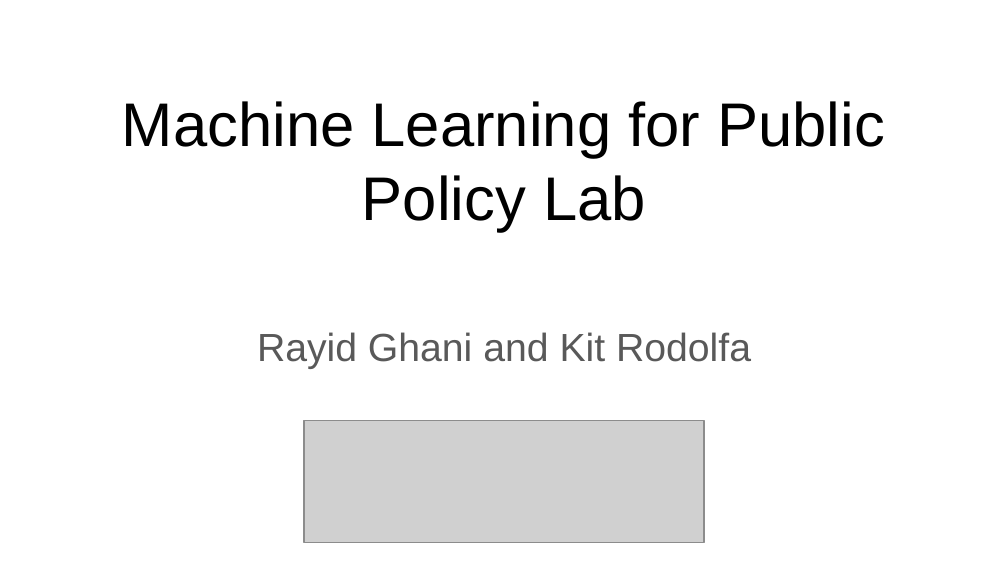
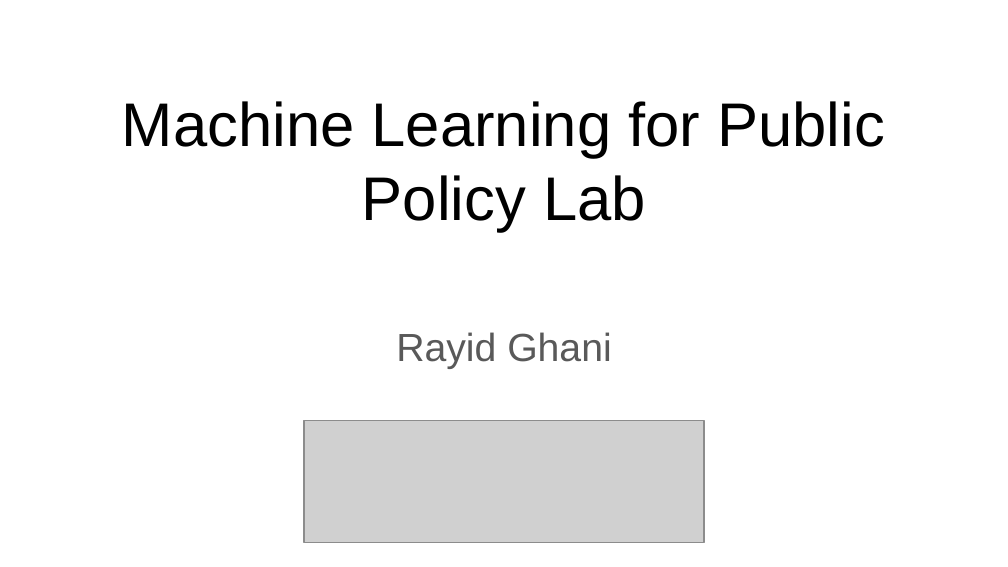
Before and after one commit to dssg/mlforpublicpolicylab, a slide deck: slide 1 of Lectures/01-ClassOverview.pptx. Drawn at 1008x567 pixels with LibreOffice and Linux fonts; fonts in the diff are those of the drawing; grey boxes stand for pictures. Boxes give left, top, right and bottom in pixels: in the first picture for what was removed or moved away, otherwise in the second. Text is boxed around its words. In the diff, an @@ line names an element or a change of style, - is before the commit and + after.

```diff
--- a/Lectures/01-ClassOverview.pptx
+++ b/Lectures/01-ClassOverview.pptx
@@ subtitle at <box>396,332,611,369</box>: text changed @@
-Rayid Ghani and Kit Rodolfa
+Rayid Ghani
```
Also in this commit, not shown: 6 other slides changed, 2 other files.
